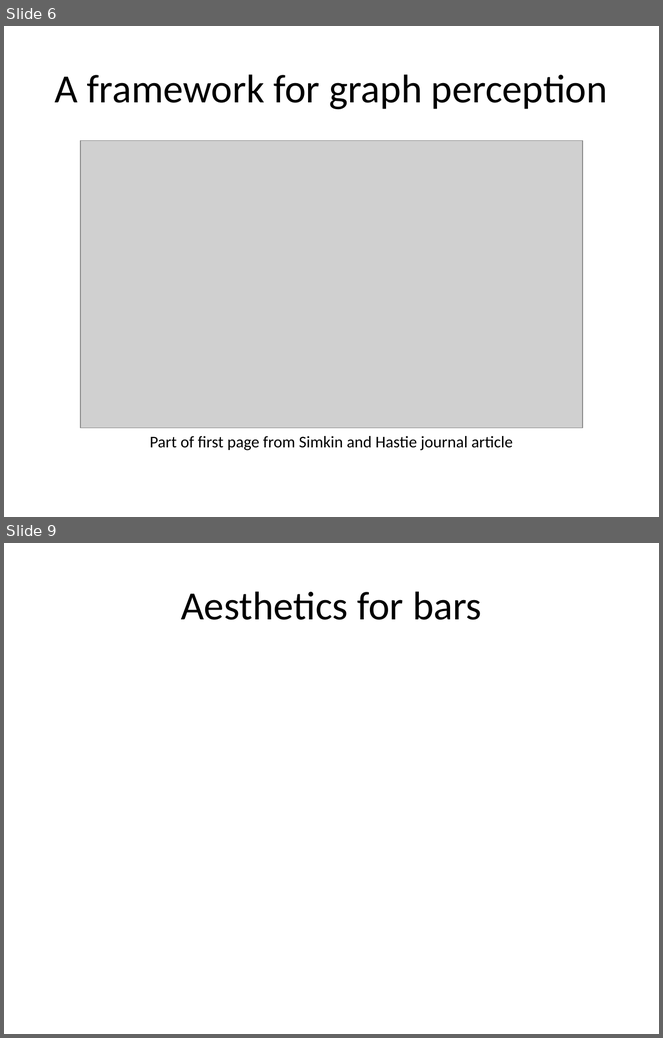
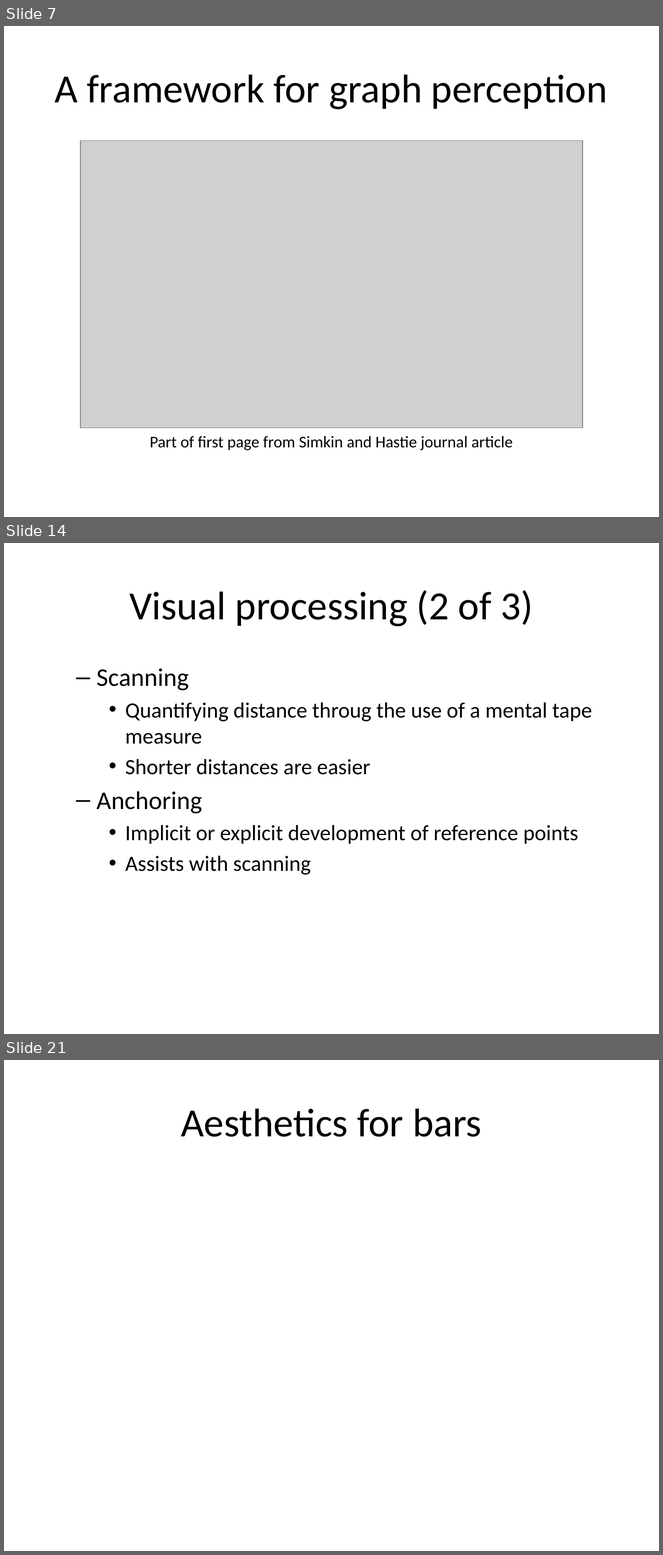
Before and after one commit to pmean/data-visualization, a slide deck: src/data-visualization-02-bars.pptx. Shown one above the other, each under a label of ours: slides 6 and 9 before the commit, slides 7, 14 and 21 after it; the slides between them are not shown. The pictures are 663x1038 and 663x1555 pixels, drawn with LibreOffice and Linux fonts; fonts in the diff are those of the drawing; grey boxes stand for pictures. Boxes give left, top, right and bottom in pixels: in the first picture for what was removed or moved away, otherwise in the second. Text is boxed around its words. In the diff, an @@ line names an element or a change of style, - is before the commit and + after.

Commit message:
Psychology of perception in visualization-02-bars

```diff
--- a/src/data-visualization-02-bars.pptx
+++ b/src/data-visualization-02-bars.pptx
@@ slide 14 added at box(4, 543, 659, 1034), background #FFFFFF @@
@@ title added at box(129, 590, 533, 627), 44 pt, text #000000 @@
+Visual processing (2 of 3)
@@ text added at box(97, 668, 593, 875), 24 pt, text #000000 @@
+  – Scanning
+    • Quantifying distance throug the use of a mental tape measure
+    • Shorter distances are easier
+  – Anchoring
+    • Implicit or explicit development of reference points
+    • Assists with scanning
@@ what was slide 6 is now slide 7 @@
@@ what was slide 9 is now slide 21 @@
```
Also in this commit, not shown: 2 slides changed, 12 other slides added, 1 slide removed, 10 other files.
